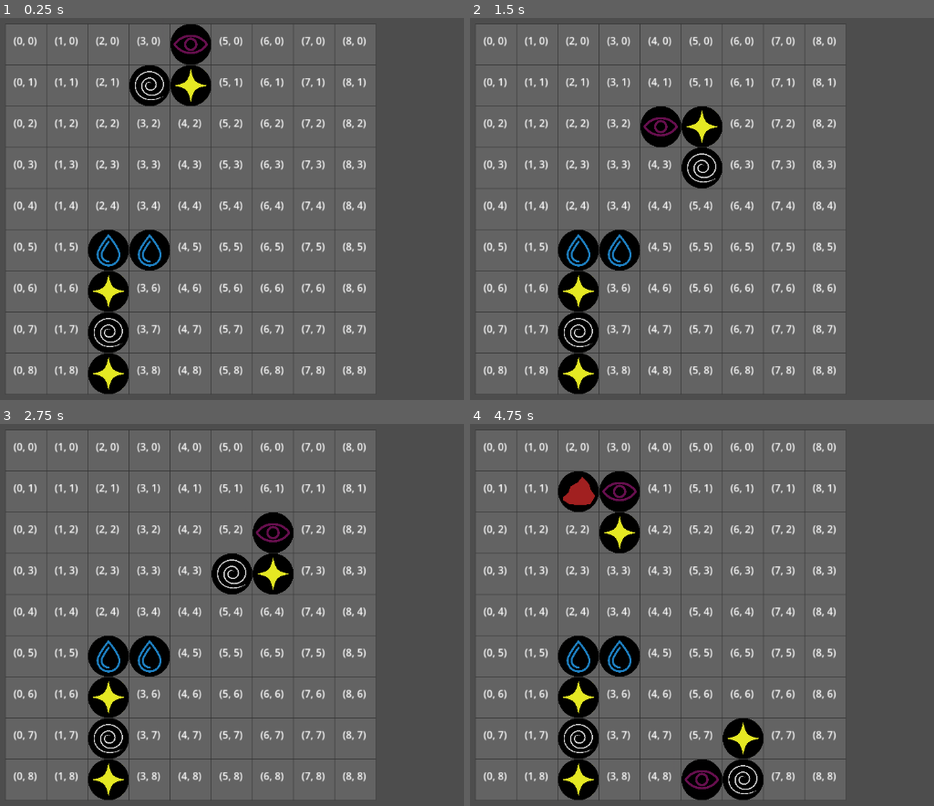
Above: before the commit, frames 1-4 (two rows, left to right).
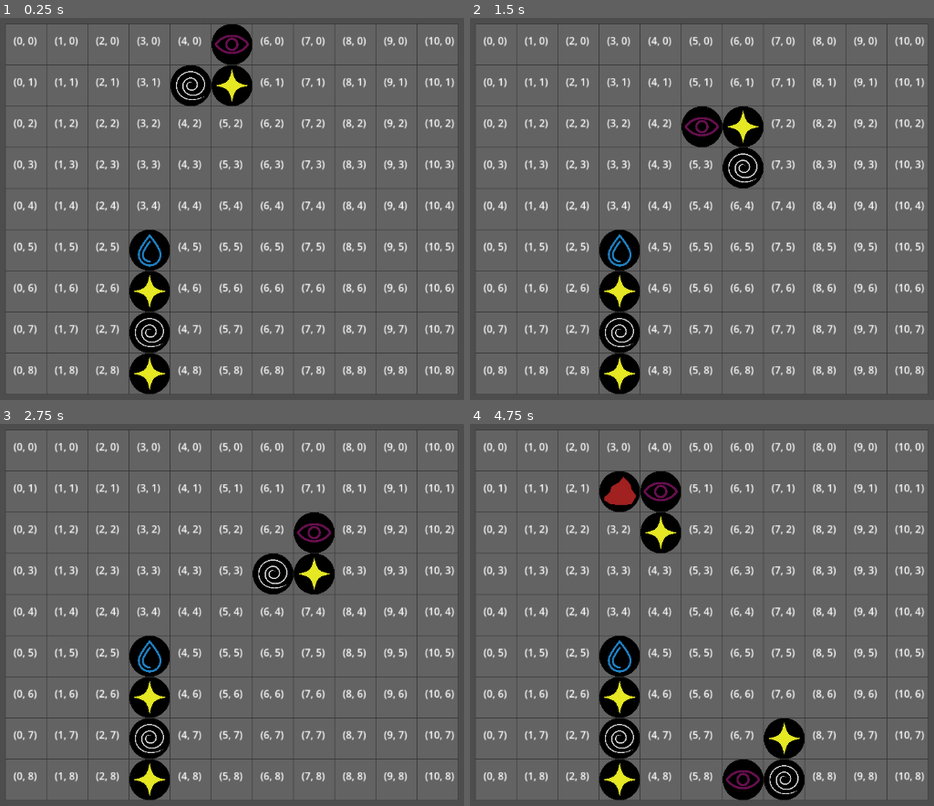
Above: after the commit, the same moments.

Repository: Jose-YP/PuzzlePrototype
Game: Godot game, scene res://Scenes/Main.tscn
Same seed, same stepped clock (60 frames per second), same inputs: the game is played once before the commit and once after it.
Inputs:
- Up to frame 1 (0.25 s): no input
- Up to frame 2 (1.5 s): tap Enter (ui_accept) at 0.5, 0.6, 0.77, 1.07, 1.35 s; hold Right (ui_right) 0.53-1.28 s; hold Down (ui_down) from 1.28 s (still down)
- Up to frame 3 (2.75 s): tap Enter (ui_accept) at 1.52, 1.82, 2.1 s; release Down (ui_down) at 2.03 s; hold Right (ui_right) from 2.03 s (still down)
- Up to frame 4 (4.75 s): tap Enter (ui_accept) at 2.75, 2.85, 3.02, 3.32, 3.6, 3.77, 4.07, 4.25, 4.35, 4.52 s; release Right (ui_right) at 2.78 s; hold Up (ui_up) 2.78-3.53 s; hold Left (ui_left) from 3.53 s (still down); tap Escape (ui_cancel) at 4.15 s

The runs differ from the first frame. In frame 1, 10% of the frame differs, in the area x 18-99%, y 1-99%; in frame 2, 10%; in frame 3, 10%; in frame 4, 14%, in the area x 18-99%, y 4-99%.

Commit message:
Rotation Popping ready to test

Diff:
--- a/Code/Scenes/Board.gd
+++ b/Code/Scenes/Board.gd
@@ -54,16 +54,14 @@
 	board[rules.start_pos.x][rules.start_pos.y] = currentPiece.pieces[0]
 	currentPiece.rot.global_position = grid_to_pixel(rules.start_pos)
 
-	currentPiece.sync_position()
 	full_piece_rotation(rules.start_pos, true)
-	currentPiece.sync_position()
 
 #______________________________
 #BASIC CONTROLS
 #______________________________
 func full_piece_rotation(pos, start = false) -> void:
-	var firstPos: Vector2 = pos
-	var secondPos: Vector2 = pos
+	var allNewPos: Array[Vector2] = [pos,pos,pos]
+	var allOldPos: Array[Vector2] = [pos, find_piece(currentPiece.pieces[1]), find_piece(currentPiece.pieces[2])]
 
 	if currentPiece.rot.rotation_degrees == 360:
 		currentPiece.rot.rotation_degrees = 0
@@ -71,38 +69,58 @@
 	#Rotation is  a float value
 	match currentPiece.rot.rotation_degrees:
 		0.0:
-			firstPos.y += 1
-			secondPos.x += 1
+			allNewPos[1].y += 1
+			allNewPos[2].x += 1
 		90.0:
-			firstPos.x += 1
-			secondPos.y -= 1
+			allNewPos[1].x += 1
+			allNewPos[2].y -= 1
 		180.0:
-			firstPos.y -= 1
-			secondPos.x -= 1
+			allNewPos[1].y -= 1
+			allNewPos[2].x -= 1
 		270.0:
-			firstPos.x -= 1
-			secondPos.y += 1
-
-	var oldPos: Vector2 = find_piece(currentPiece.pieces[1])
-	var oldPos2: Vector2 = find_piece(currentPiece.pieces[2])
+			allNewPos[1].x -= 1
+			allNewPos[2].y += 1
 
 	#Spawning pieces will give oldPos of (-1,-1) basically deleting (8,8)
 	if not start:
-		board[oldPos.x][oldPos.y] = null
-		board[oldPos2.x][oldPos2.y] = null
-
-	board[firstPos.x][firstPos.y] = currentPiece.pieces[1]
-	board[secondPos.x][secondPos.y] = currentPiece.pieces[2]
-
-	currentPiece.gridPos[1] = firstPos
-	currentPiece.gridPos[2] = secondPos
-
-	currentPiece.positions[0].global_position = grid_to_pixel(pos)
-	currentPiece.positions[1].global_position = grid_to_pixel(firstPos)
-	currentPiece.positions[2].global_position = grid_to_pixel(secondPos)
-
-func rotate_pop() -> void:
-	pass
+		board[allOldPos[1].x][allOldPos[1].y] = null
+		board[allOldPos[2].x][allOldPos[2].y] = null
+
+	allNewPos = rotate_pop(allNewPos)
+	print(allNewPos)
+	for i in range(currentPiece.positions.size()):
+		board[allNewPos[i].x][allNewPos[i].y] = currentPiece.pieces[i]
+		currentPiece.gridPos[i] = allNewPos[i]
+		currentPiece.positions[i].global_position = grid_to_pixel(allNewPos[i])
+
+	currentPiece.sync_position()
+
+func rotate_pop(newPos) -> Array[Vector2]:
+	var temp: Array[Vector2]
+
+	for i in range(rules.rotate_pop_checks.size()):
+		temp = mini_rotate_pop(newPos.duplicate(), rules.rotate_pop_checks[i])
+
+		if temp != newPos:
+			var valid: bool = true
+			for pos in temp:
+				if pos.x >= rules.width - 1 or pos.x < 0 or pos.y >= rules.height - 1 or pos.y < 0:
+					print(rules.rotate_pop_checks[i], "Doesn't work")
+					valid = false
+			if valid:
+				print("\n\nIs Valid: ", temp)
+				return temp
+
+	print("Don't Pop")
+	return newPos
+
+func mini_rotate_pop(newPos, ammount) -> Array[Vector2]:
+	if not rotate_pop_cond(newPos):
+		return newPos
+	else:
+		for i in range(newPos.size()):
+			newPos[i] += ammount
+		return newPos
 
 func move_piece(ammount, direction = "X") -> void:
 	for i in range(currentPiece.gridPos.size()):
@@ -342,6 +360,16 @@
 
 	return true
 
+func rotate_pop_cond(newPos) -> bool:
+	var hit: bool = false
+	#Check if the new position would override any current pieces
+	for pos in newPos:
+		if board[pos.x][pos.y] != null and not currentPiece.in_full_piece(board[pos.x][pos.y]):
+			hit = true
+			break
+
+	return hit
+
 #______________________________
 #TIMERS
 #______________________________
@@ -371,6 +399,7 @@
 	$Grid.add_child(piece)
 	piece.global_position = grid_to_pixel(Vector2(pos.x,pos.y))
 	board[pos.x][pos.y] = piece
+
 func fill_board() -> void:
 	for i in rules.width:
 		for j in rules.grid_fill:
@@ -385,7 +414,9 @@
 			board[i][rules.height-j-1] = piece
 
 func fill_column() -> void:
-	pass
+	var columnDim: Vector2 = rules.column_fill
+	for j in range(int(columnDim.y)):
+		add_piece(Vector2(columnDim.x,rules.height-j-1))
 
 func make_overhang() -> void:
 	var overhangDim: Vector2 = rules.overhang_dimentions
--- a/Resources/Basic Rules.tres
+++ b/Resources/Basic Rules.tres
@@ -4,16 +4,17 @@
 
 [resource]
 script = ExtResource("1_lny4s")
-width = 9
+width = 11
 height = 9
 offset = Vector2(65, 65)
 origin = Vector2(200, 85)
-start_pos = Vector2(4, 1)
+start_pos = Vector2(5, 1)
 gravity = 1.0
 soft_drop = 0.7
 fail_rows = 2
+rotate_pop_checks = Array[Vector2]([Vector2(0, -1), Vector2(0, 1), Vector2(-1, 0), Vector2(1, 0)])
 gravity_on = false
-debug_fills = 4
+debug_fills = 2
 grid_fill = 1
 column_fill = Vector2(3, 4)
 overhang_dimentions = Vector2(2, 4)
--- a/Resources/RuleMaker.gd
+++ b/Resources/RuleMaker.gd
@@ -11,6 +11,7 @@
 @export_range(0,2) var gravity: float = 1
 @export_range(0,1) var soft_drop: float = 1
 @export_range(0,3) var fail_rows: int = 2
+@export var rotate_pop_checks: Array[Vector2] = [Vector2(0,-1),Vector2(0,1), Vector2(-1,0), Vector2(1,0)]
 @export_group("Debug")
 @export var gravity_on: bool = true
 @export_flags("Grid","Column","Overhang") var debug_fills: int = 0
